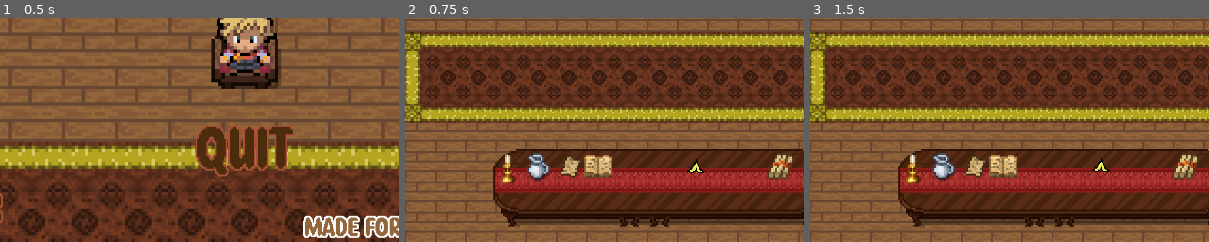
Above: before the commit, frames 1-3 (left to right).
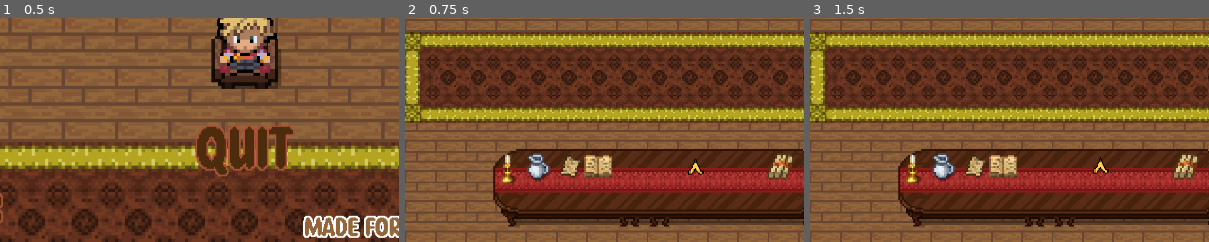
Above: after the commit, the same moments.

Repository: CrazyKamel/ggjMakeMeLaugh
Game: Godot game, scene res://src/main.tscn
The game is run twice, just before and just after one commit, with the same random seed, the same clock (stepped at 60 frames per second) and the same inputs. Sound files missing from this copy of the repository are replaced by a short silence.
Inputs (mouse positions are % of the whole screen's width and height, from its top left):
- Up to frame 1 (0.5 s): no input
- Up to frame 2 (0.75 s): click (49, 37) at 0.5 s
- Up to frame 3 (1.5 s): move the mouse to (55, 83) at 1.27 s; click (55, 83) at 1.35 s
The pictures show only the part of the screen within x 18-68%, y 50-100%; the shares and areas given below are measured in that part.

Frame 1 is identical in both runs. In frame 2, 0.1% of the frame differs, in the area x 70-76%, y 62-71%; in frame 3, 0.1%.

Commit message:
Banane +belle et meilleure position

Diff:
--- a/src/banane_ingame.tscn
+++ b/src/banane_ingame.tscn
@@ -1,11 +1,11 @@
 [gd_scene load_steps=5 format=3 uid="uid://dvidscxl2pcqh"]
 
 [ext_resource type="Script" path="res://src/banane_ingame.gd" id="1_acwjw"]
-[ext_resource type="Texture2D" uid="uid://c3aks23lqcah4" path="res://media/banane.png" id="2_mnv4f"]
+[ext_resource type="Texture2D" uid="uid://bi04so11ylsxk" path="res://media/bananadown.png" id="2_figcp"]
 [ext_resource type="AudioStream" uid="uid://bh0hg67yi0l3w" path="res://media/slipandfall.mp3" id="3_1dxqv"]
 
 [sub_resource type="RectangleShape2D" id="RectangleShape2D_u72vg"]
-size = Vector2(45, 28)
+size = Vector2(45, 26)
 
 [node name="Node2D" type="Node2D"]
 position = Vector2(0, 3)
@@ -15,12 +15,12 @@
 texture_filter = 1
 position = Vector2(-1.52588e-05, -1)
 scale = Vector2(3, 3)
-texture = ExtResource("2_mnv4f")
+texture = ExtResource("2_figcp")
 
 [node name="Area2D" type="Area2D" parent="."]
 
 [node name="CollisionShape2D" type="CollisionShape2D" parent="Area2D"]
-position = Vector2(-0.5, -1)
+position = Vector2(-0.5, -2)
 shape = SubResource("RectangleShape2D_u72vg")
 
 [node name="AudioStreamPlayer" type="AudioStreamPlayer" parent="."]
--- a/src/banane_stuff.gd
+++ b/src/banane_stuff.gd
@@ -27,7 +27,7 @@
 	timer.start()
 
 	var added_banane = banane_ingame.instantiate()
-	added_banane.position = self.position
+	added_banane.position = self.position + Vector2(0,15)
 	get_parent().add_child(added_banane)
 
 
--- a/src/banane_stuff.tscn
+++ b/src/banane_stuff.tscn
@@ -1,24 +1,23 @@
 [gd_scene load_steps=4 format=3 uid="uid://uvguanklbvnk"]
 
 [ext_resource type="Script" path="res://src/banane_stuff.gd" id="1_njbss"]
-[ext_resource type="Texture2D" uid="uid://c3aks23lqcah4" path="res://media/banane.png" id="2_6gejh"]
+[ext_resource type="Texture2D" uid="uid://b4hst1cqoavkc" path="res://media/bananahigh.png" id="2_4bblo"]
 
 [sub_resource type="RectangleShape2D" id="RectangleShape2D_e346p"]
-size = Vector2(34, 28)
+size = Vector2(28, 30)
 
 [node name="Banane" type="Node2D"]
 script = ExtResource("1_njbss")
 
 [node name="Sprite2D" type="Sprite2D" parent="."]
 texture_filter = 1
-position = Vector2(9.53674e-07, 1)
-scale = Vector2(2.0625, 2.0625)
-texture = ExtResource("2_6gejh")
+scale = Vector2(2, 2)
+texture = ExtResource("2_4bblo")
 
 [node name="Area2D" type="Area2D" parent="."]
 
 [node name="CollisionShape2D" type="CollisionShape2D" parent="Area2D"]
-position = Vector2(0, -2)
+position = Vector2(0, -1)
 shape = SubResource("RectangleShape2D_e346p")
 
 [connection signal="input_event" from="Area2D" to="." method="_on_area_2d_input_event"]
Binary file added: media/bananadown.png
Not shown, added: media/bananadown.png.import
Binary file added: media/bananahigh.png
Not shown, added: media/bananahigh.png.import
